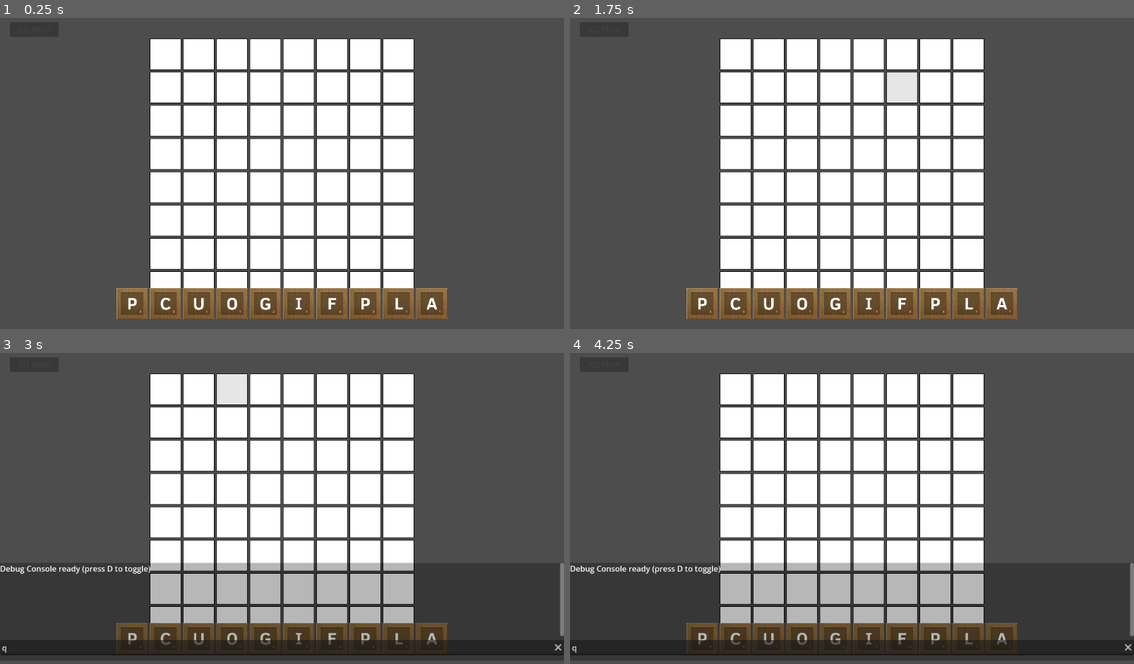
Above: before the commit, frames 1-4 (two rows, left to right).
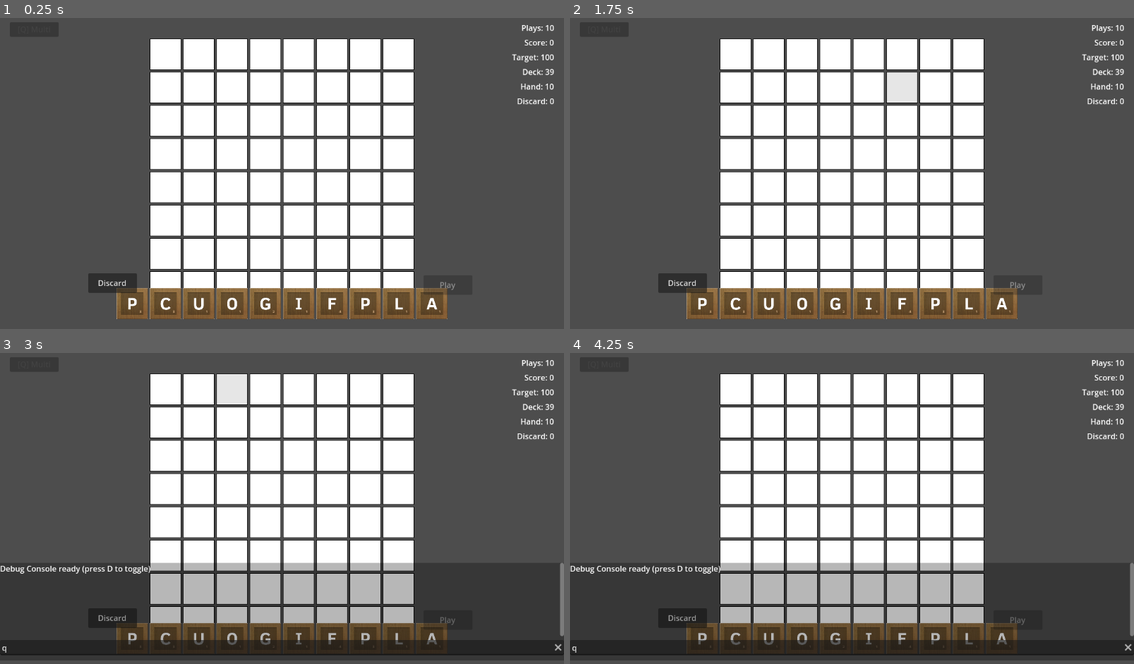
Above: after the commit, the same moments.

Repository: rcmilan/godot-scrabblerabble
Game: Godot game, scene res://scenes/Main.tscn
The game is run twice, just before and just after one commit, with the same random seed, the same clock (stepped at 60 frames per second) and the same inputs.
Inputs (mouse positions are in pixels of both pictures, inside the frame that each line leads up to):
- Up to frame 1 (0.25 s): no input
- Up to frame 2 (1.75 s): click (682, 282) at 0.5 s, where only the run after the commit has a clickable "Discard"; tap Enter at 1.25 s; drag from (733, 55) to (908, 101) at 1.27 s
- Up to frame 3 (3 s): tap Space at 2 s; drag from (197, 390) to (253, 567) at 2.02 s; tap Enter at 2.75 s; move the mouse to (231, 390) at 2.77 s; hold D from 2.78 s (still down); hold Q (toggle_multi_select) from 2.78 s (still down); click (231, 390) at 2.92 s
- Up to frame 4 (4.25 s): release D at 3.5 s; release Q (toggle_multi_select) at 3.5 s; tap Space at 3.5 s; drag from (835, 390) to (682, 458) at 3.52 s

The runs differ from the first frame. In frame 1, 1.0% of the frame differs, in the area x 15-99%, y 2-89%; in frame 2, 1.0%; in frame 3, 0.5%; in frame 4, 0.5%.

Commit message:
refactor: rename RackLabel to DeckLabel and update related logic in MainHUD

Diff:
--- a/scenes/Main.tscn
+++ b/scenes/Main.tscn
@@ -1,10 +1,11 @@
-[gd_scene load_steps=6 format=3 uid="uid://ddchieu337gsy"]
+[gd_scene load_steps=7 format=3 uid="uid://ddchieu337gsy"]
 
 [ext_resource type="PackedScene" uid="uid://6mhb0a0g3kj8" path="res://scenes/board/Board.tscn" id="1_idj7w"]
 [ext_resource type="Script" uid="uid://mpe2jq6utcpi" path="res://scenes/main.gd" id="1_kln2b"]
 [ext_resource type="PackedScene" uid="uid://cheurswfn12g" path="res://scenes/hand/Hand.tscn" id="2_kln2b"]
 [ext_resource type="PackedScene" uid="uid://b7137nxmc3c7y" path="res://scenes/debug/DebugConsole.tscn" id="5_pbw6q"]
 [ext_resource type="PackedScene" uid="uid://cscoel3dj5cps" path="res://scenes/ui/MultiSelectIndicator.tscn" id="6_multi"]
+[ext_resource type="PackedScene" uid="uid://dvvvp3s5ego5p" path="res://scenes/ui/MainHUD.tscn" id="7_hud"]
 
 [node name="Main" type="Control"]
 layout_mode = 3
@@ -26,3 +27,5 @@
 
 [node name="MultiSelectIndicator" parent="." instance=ExtResource("6_multi")]
 layout_mode = 1
+
+[node name="MainHUD" parent="." instance=ExtResource("7_hud")]
--- a/scenes/ui/MainHUD.tscn
+++ b/scenes/ui/MainHUD.tscn
@@ -42,7 +42,7 @@
 text = "Target: 100"
 horizontal_alignment = 2
 
-[node name="RackLabel" type="Label" parent="."]
+[node name="DeckLabel" type="Label" parent="."]
 anchors_preset = 1
 anchor_left = 1.0
 anchor_right = 1.0
@@ -51,7 +51,7 @@
 offset_right = -20.0
 offset_bottom = 133.0
 grow_horizontal = 0
-text = "Rack: 50"
+text = "Deck: 50"
 horizontal_alignment = 2
 
 [node name="HandLabel" type="Label" parent="."]
@@ -75,19 +75,7 @@
 offset_right = -20.0
 offset_bottom = 193.0
 grow_horizontal = 0
-text = "Discards: 0"
-horizontal_alignment = 2
-
-[node name="DiscardPileLabel" type="Label" parent="."]
-anchors_preset = 1
-anchor_left = 1.0
-anchor_right = 1.0
-offset_left = -120.0
-offset_top = 200.0
-offset_right = -20.0
-offset_bottom = 223.0
-grow_horizontal = 0
-text = "Discard Pile: 0"
+text = "Discard: 0"
 horizontal_alignment = 2
 
 [node name="GameOverLabel" type="Label" parent="."]
--- a/scenes/ui/main_hud.gd
+++ b/scenes/ui/main_hud.gd
@@ -11,10 +11,9 @@
 @onready var plays_label: Label = $PlaysLabel
 @onready var score_label: Label = $ScoreLabel
 @onready var target_label: Label = $TargetLabel
-@onready var rack_label: Label = $RackLabel
+@onready var deck_label: Label = $DeckLabel
 @onready var hand_label: Label = $HandLabel
 @onready var discard_label: Label = $DiscardLabel
-@onready var discard_pile_label: Label = $DiscardPileLabel
 @onready var game_over_label: Label = $GameOverLabel
 @onready var discard_button: Button = $DiscardButton
 @onready var play_button: Button = $PlayButton
@@ -51,7 +50,7 @@
 	_update_plays(GameManager.plays_remaining)
 	_update_score(GameManager.current_score)
 	_update_target(GameManager.target_score)
-	_update_rack(TileBag.tiles_remaining())
+	_update_deck(TileBag.tiles_remaining())
 	_update_hand(HandManager.get_hand_size())
 	_update_discard(HandManager.get_discard_count())
 
@@ -67,7 +66,7 @@
 
 
 func _on_bag_count_changed(count: int) -> void:
-	_update_rack(count)
+	_update_deck(count)
 
 
 func _on_discard_count_changed(count: int) -> void:
@@ -108,8 +107,8 @@
 	target_label.text = "Target: %d" % target
 
 
-func _update_rack(count: int) -> void:
-	rack_label.text = "Rack: %d" % count
+func _update_deck(count: int) -> void:
+	deck_label.text = "Deck: %d" % count
 
 
 func _update_hand(count: int) -> void:
@@ -117,8 +116,7 @@
 
 
 func _update_discard(count: int) -> void:
-	discard_label.text = "Discards: %d" % count
-	discard_pile_label.text = "Discard Pile: %d" % count
+	discard_label.text = "Discard: %d" % count
 
 
 # === Button Handlers ===
